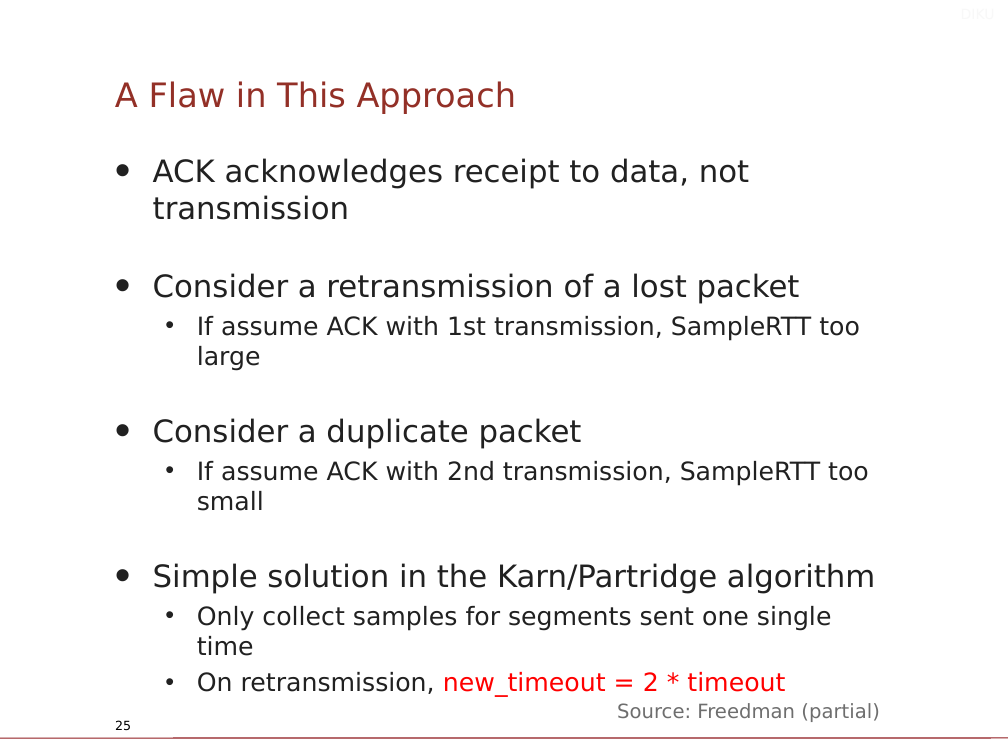
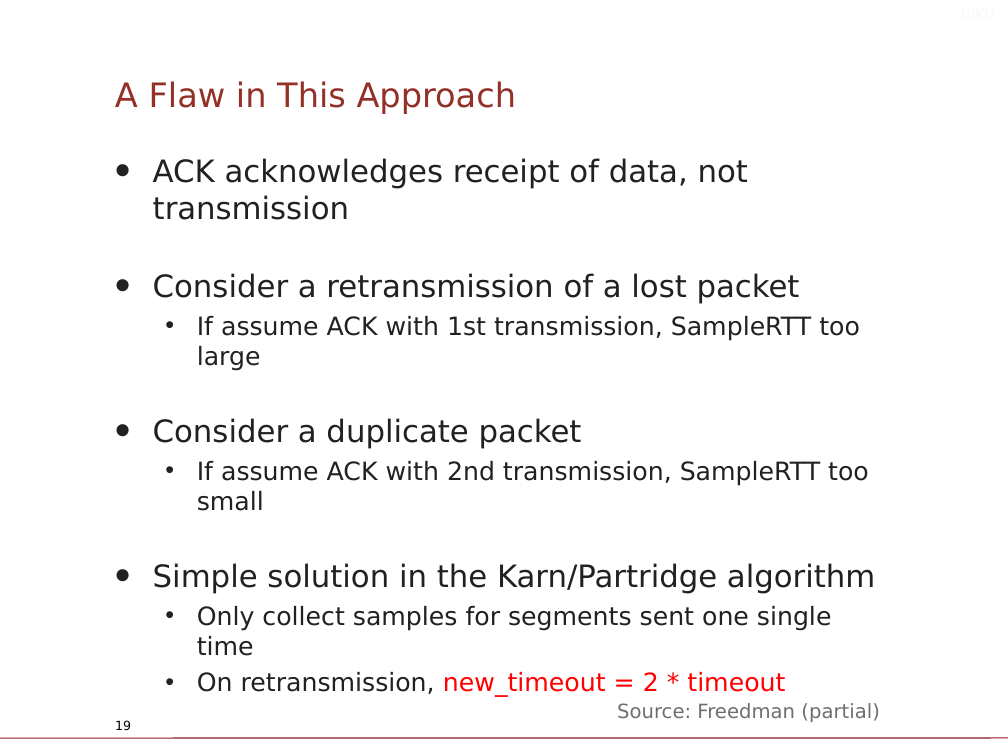
Before and after one commit to diku-compSys/compSys-e2021-pub, a slide deck: slide 19 of lectures/211110_tcp/slides.odp (slide 25 before the commit). Drawn at 1008x756 pixels with LibreOffice and Linux fonts; fonts in the diff are those of the drawing; background and template pictures are left out. Boxes give left, top, right and bottom in pixels: in the first picture for what was removed or moved away, otherwise in the second. Text is boxed around its words. In the diff, an @@ line names an element or a change of style, - is before the commit and + after.

```diff
--- a/lectures/211110_tcp/slides.odp
+++ b/lectures/211110_tcp/slides.odp
@@ text at (x1=153, y1=158, x2=748, y2=220): text changed @@
-• ACK acknowledges receipt to data, not transmission
+• ACK acknowledges receipt of data, not transmission
@@ page number at (x1=115, y1=720, x2=131, y2=731): text changed @@
-25
+19
```
Also in this commit, not shown: 2 other slides changed, 6 slides removed, 2 other files.
